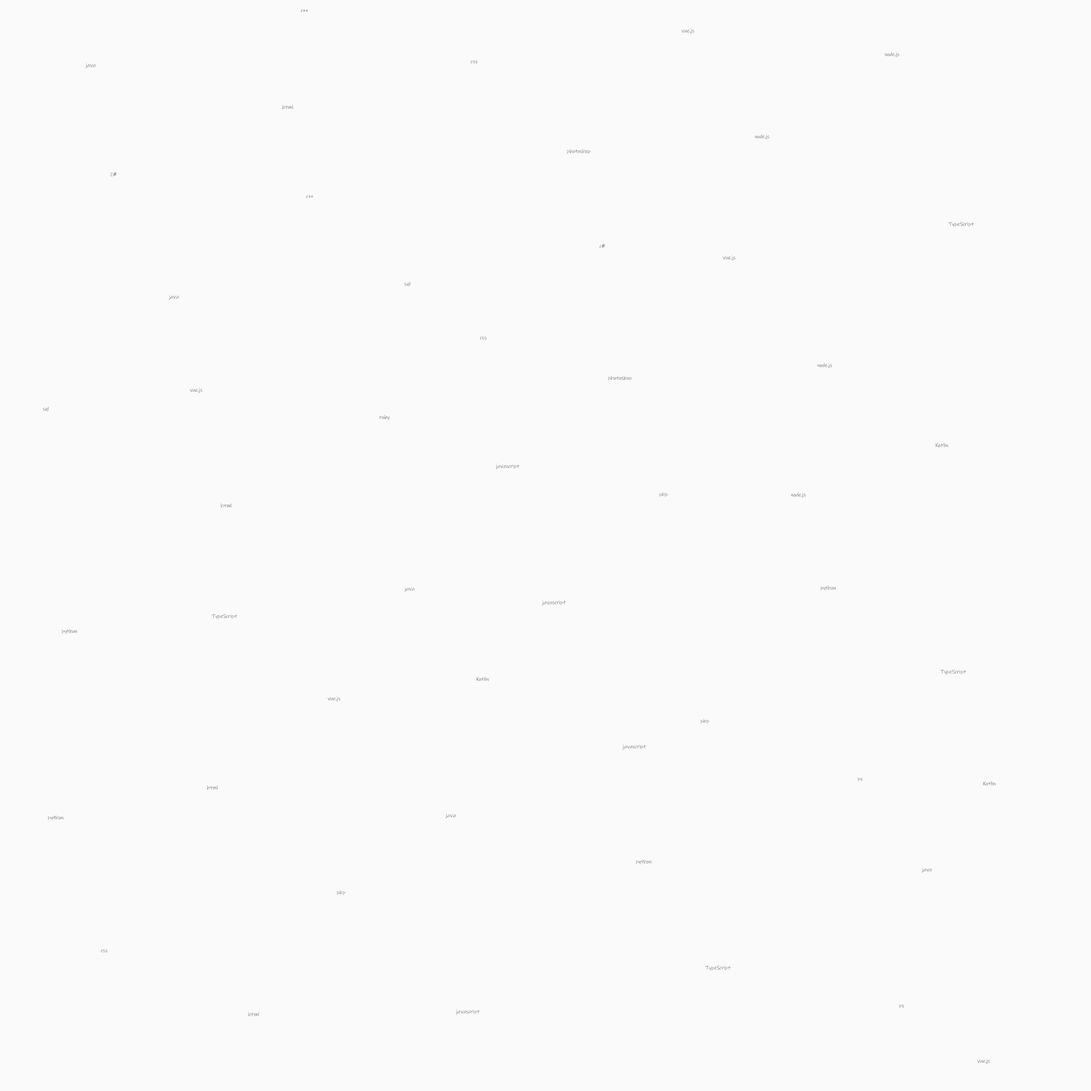
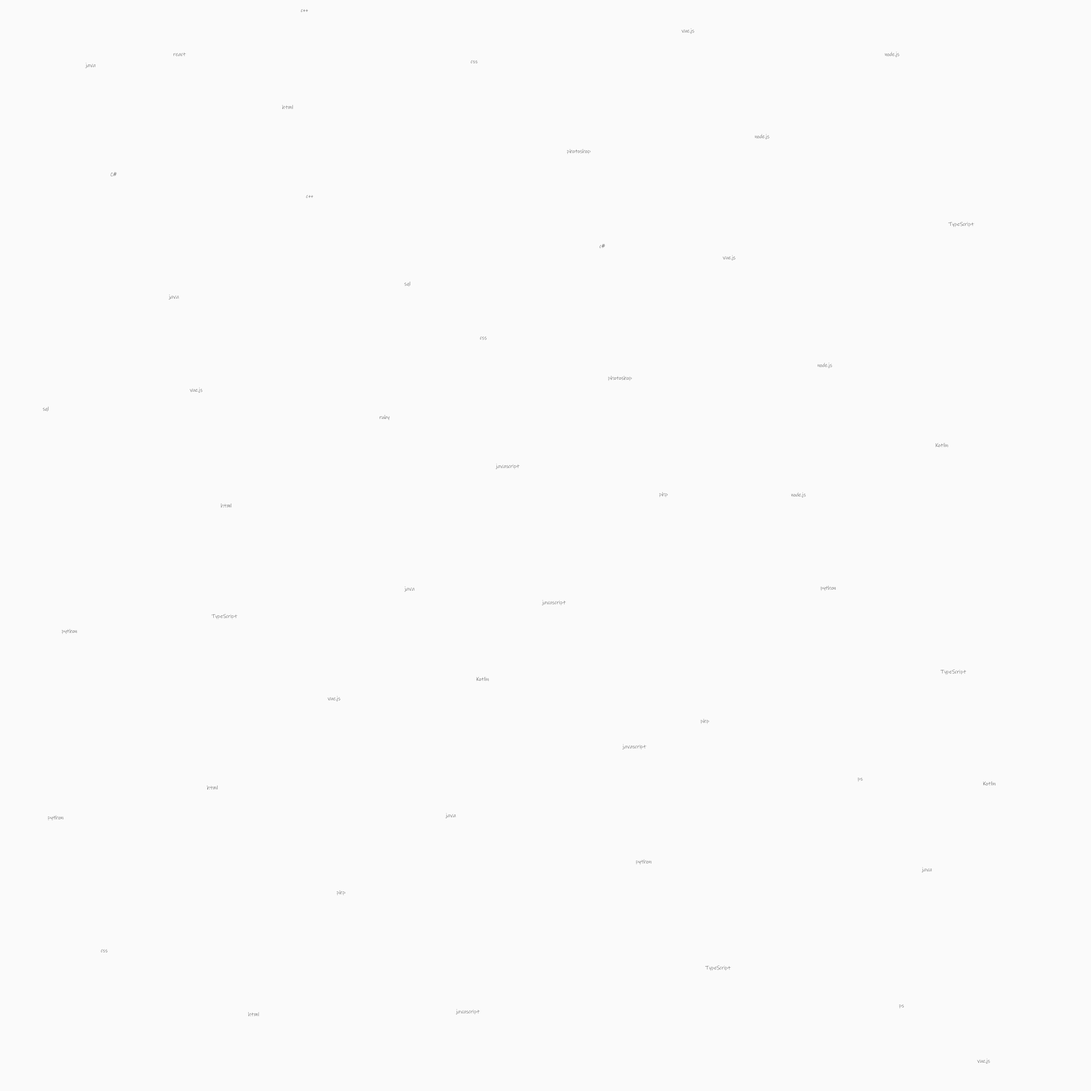
Layer changes from the first 1091px x 1091px image to the second:
added layer "react" in group "Agrupar 1" over [173, 52, 187, 57]
added layer "Camada 1" above "Camada 0" over [173, 52, 187, 57]
hid "Camada 0" over [173, 52, 187, 57]
